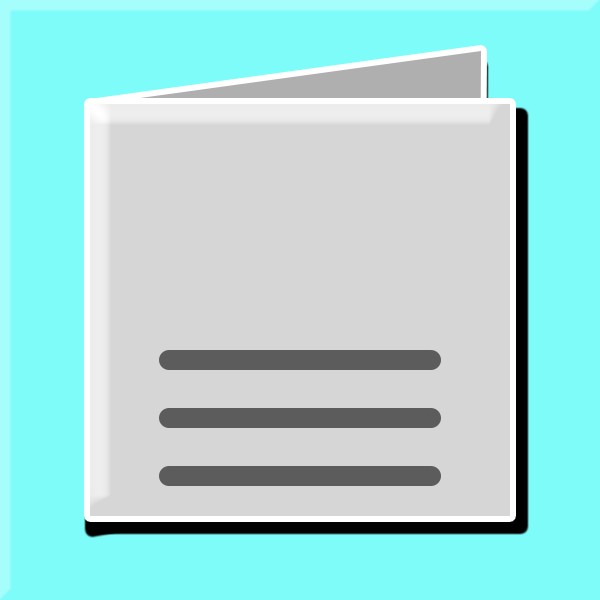
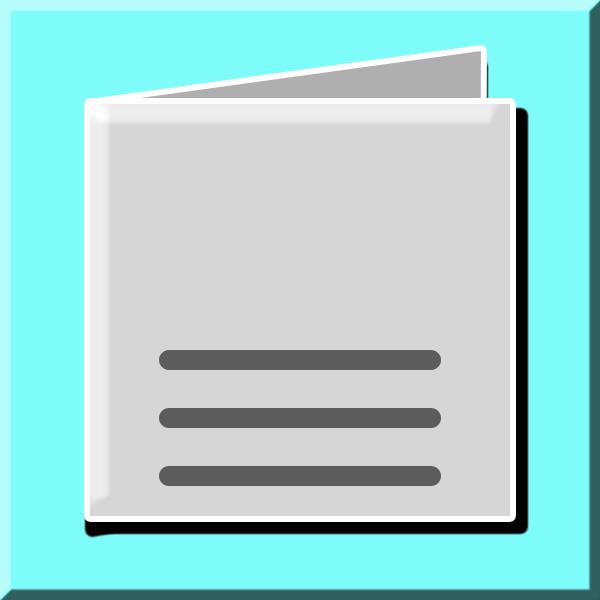
Layer changes from the first 600×600 image to the second:
pixels changed over [0, 0, 600, 600] (layer not identified)
